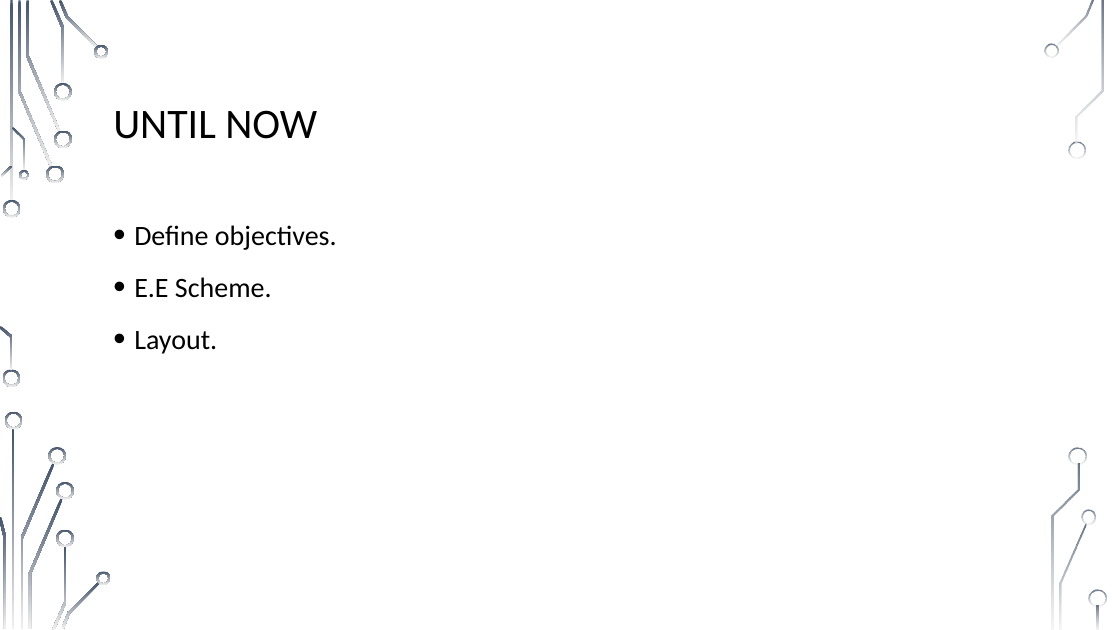
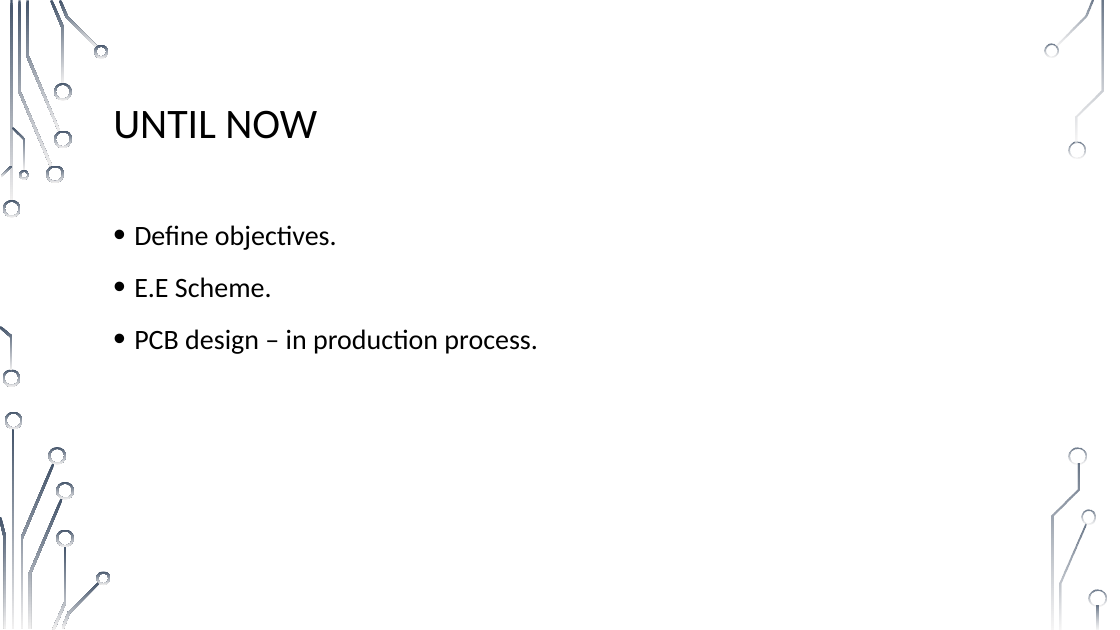
Before and after one commit to muhammad0bi/Technion_044167_E.E._project_A_IOT-Barcode_cheker, a slide deck: slide 13 of Presntations/Midterm presentation IOT Barcode checker 7681.pptx. Drawn at 1120x630 pixels with LibreOffice and Linux fonts; fonts in the diff are those of the drawing; background and template pictures are left out. Boxes give left, top, right and bottom in pixels: in the first picture for what was removed or moved away, otherwise in the second. Text is boxed around its words. In the diff, an @@ line names an element or a change of style, - is before the commit and + after.

Commit message:
mod of work, GANT and until now slides changed

```diff
--- a/Presntations/Midterm presentation IOT Barcode checker 7681.pptx
+++ b/Presntations/Midterm presentation IOT Barcode checker 7681.pptx
@@ text at box(134, 329, 537, 354): text changed @@
-• Layout.
+• PCB design – in production process.
```
Also in this commit, not shown: 3 other slides changed.
